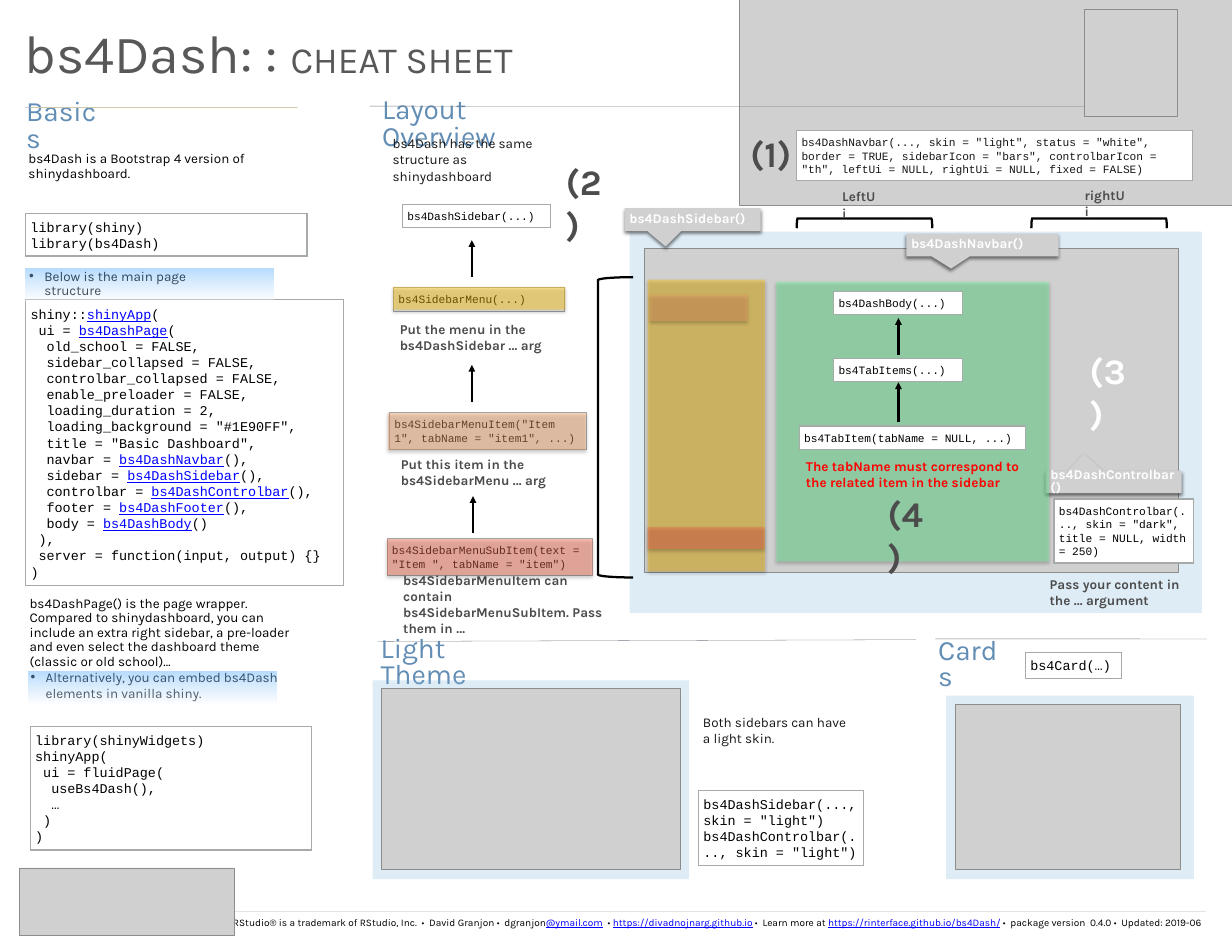
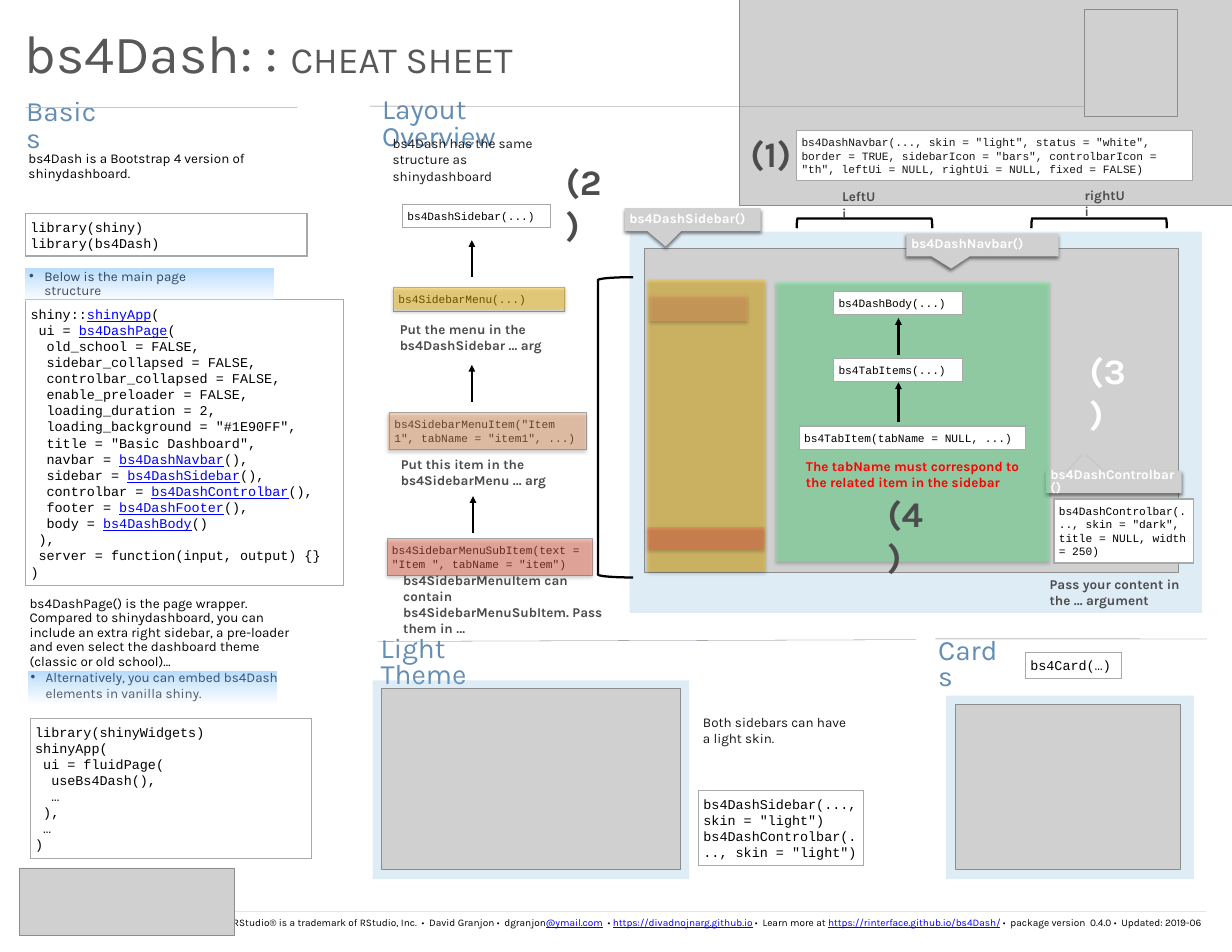
Before and after one commit to RinteRface/cheatsheets, a slide deck: slide 1 of bs4Dash.pptx. Drawn at 1232x952 pixels with LibreOffice and Linux fonts; fonts in the diff are those of the drawing; grey boxes stand for pictures; background and template pictures are left out. Boxes give left, top, right and bottom in pixels: in the first picture for what was removed or moved away, otherwise in the second. Text is boxed around its words. In the diff, an @@ line names an element or a change of style, - is before the commit and + after.

Commit message:
improve examples

```diff
--- a/bs4Dash.pptx
+++ b/bs4Dash.pptx
@@ text in rectangle at box(31, 718, 312, 859): paragraphs added @@
+),
+…
@@ text in rectangle at box(31, 718, 312, 859): paragraph removed @@
-)
@@ rectangle "library(shinyWidgets)": place and size @@
-rectangle "library(shinyWidgets)" at box(31, 726, 312, 850)
+rectangle "library(shinyWidgets)" at box(31, 718, 312, 859)
```
